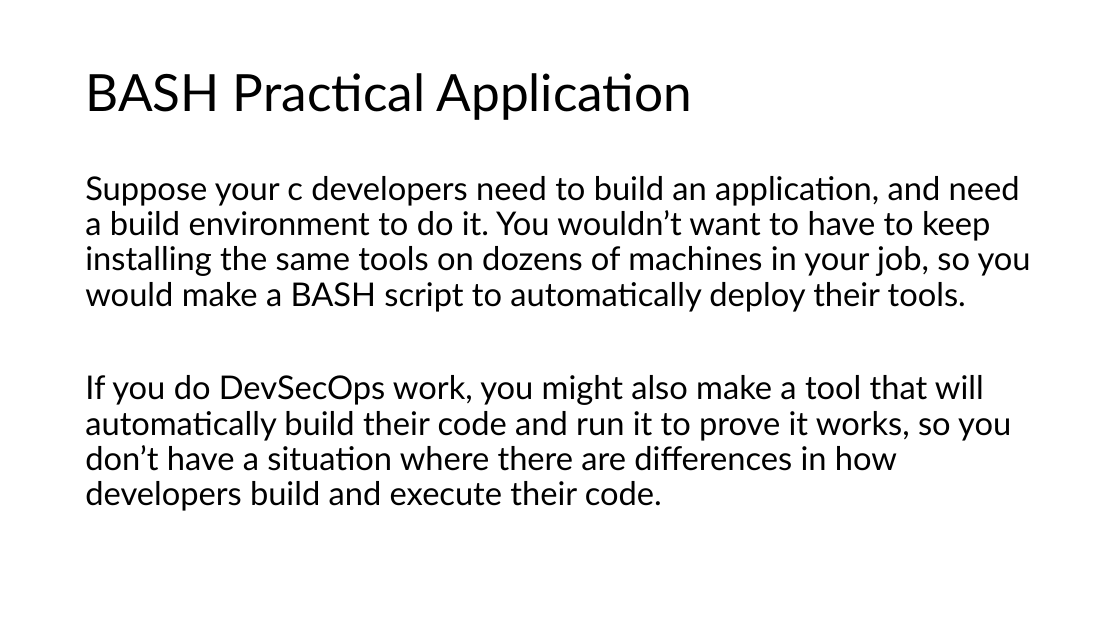
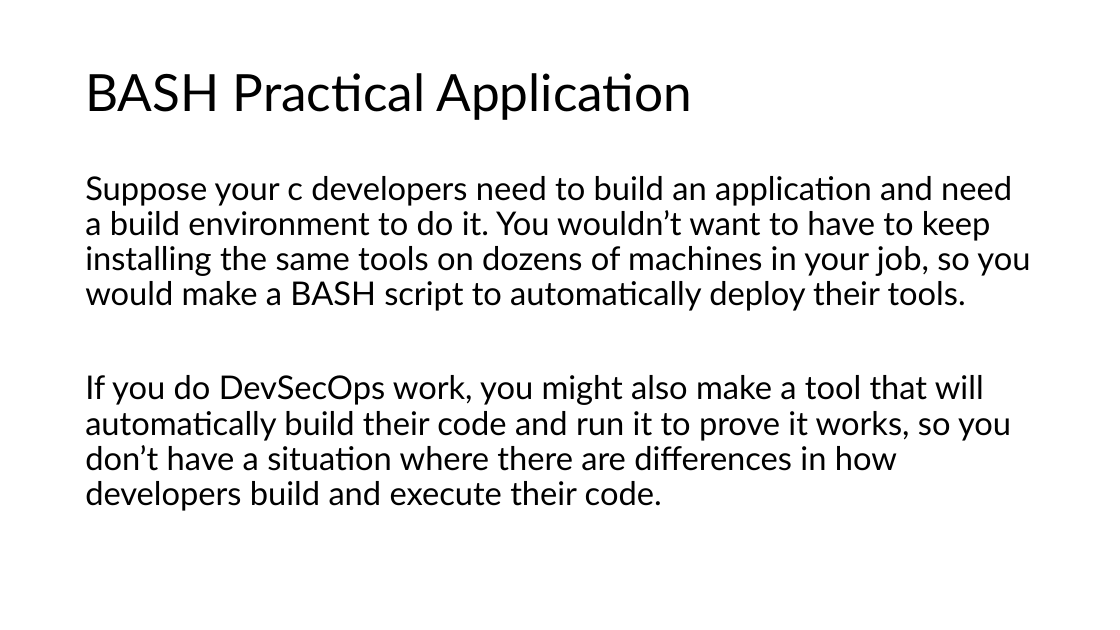
Before and after one commit to linuxgeeked/public, a slide deck: slide 15 of CyberCamp2025/2025_CyberCamp.pptx (slide 14 before the commit). Drawn at 1120x630 pixels with LibreOffice and Linux fonts; fonts in the diff are those of the drawing. Boxes give left, top, right and bottom in pixels: in the first picture for what was removed or moved away, otherwise in the second. Text is boxed around its words. In the diff, an @@ line names an element or a change of style, - is before the commit and + after.

```diff
--- a/CyberCamp2025/2025_CyberCamp.pptx
+++ b/CyberCamp2025/2025_CyberCamp.pptx
@@ text at (85,176,1030,311): text changed @@
-Suppose your c developers need to build an application, and need a build environment to do it. You wouldn’t want to have to keep installing the same tools on dozens of machines in your job, so you would make a BASH script to automatically deploy their tools.
+Suppose your c developers need to build an application and need a build environment to do it. You wouldn’t want to have to keep installing the same tools on dozens of machines in your job, so you would make a BASH script to automatically deploy their tools.
```
Also in this commit, not shown: 8 other slides changed, 8 other files.
